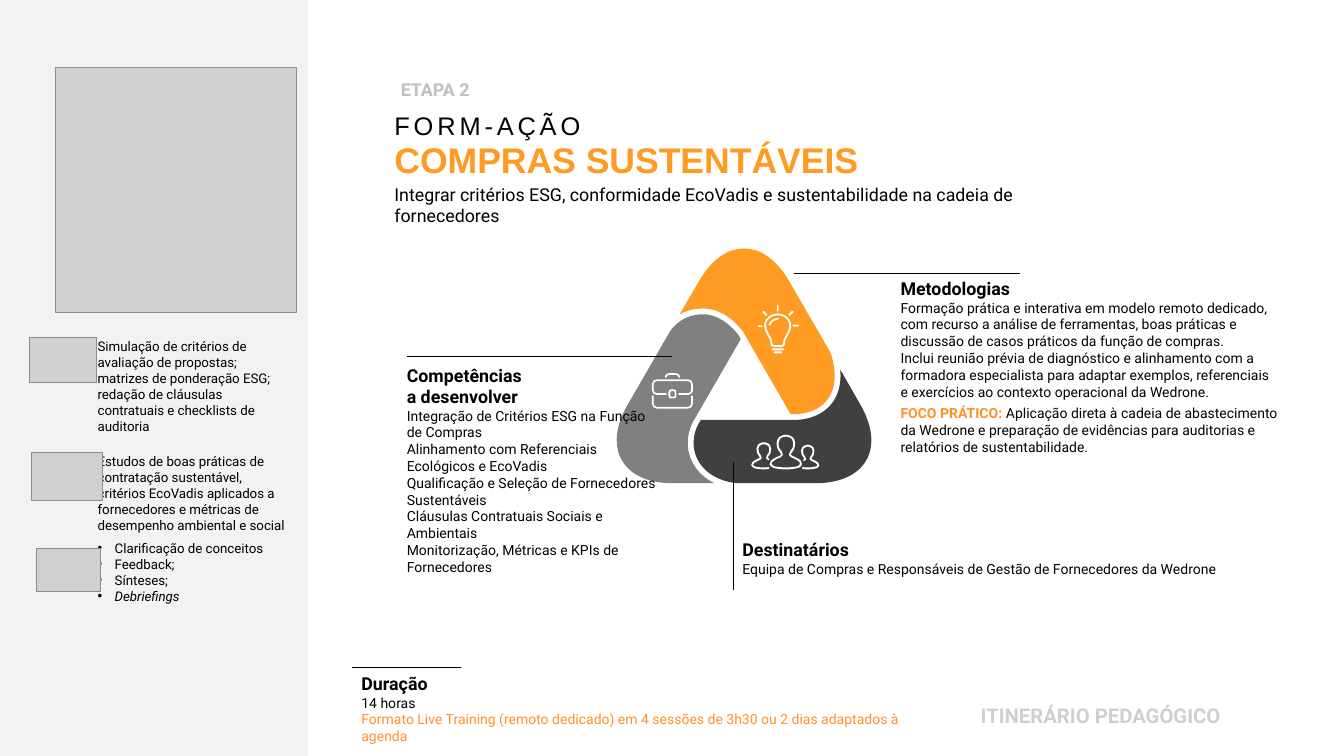
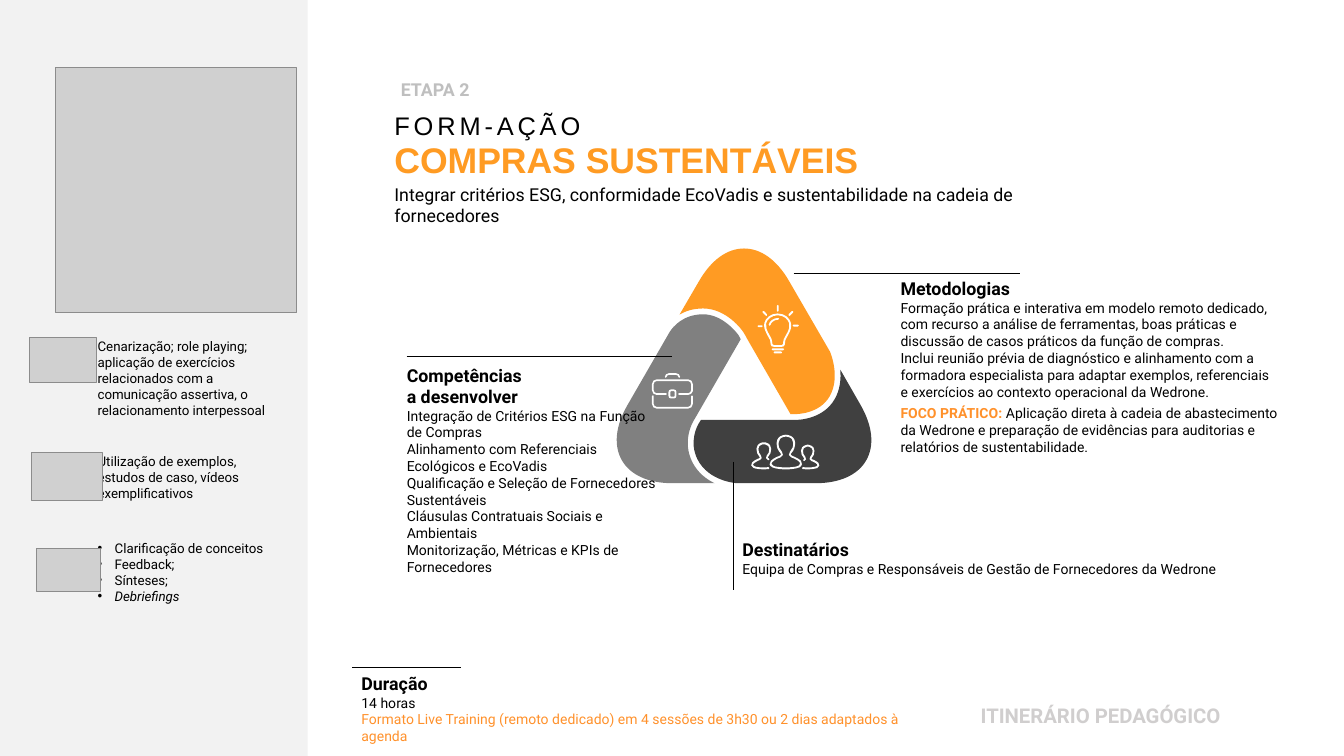
Before and after one commit to bvicente85/Bizz-Dev---Training, a slide deck: slide 12 of 03_Carteira_Clientes/032_Clientes/Wedrone/Proposta_Wedrone_Compras_Sustentaveis.pptx. Drawn at 1344x756 pixels with LibreOffice and Linux fonts; fonts in the diff are those of the drawing; grey boxes stand for pictures; background and template pictures are left out. Boxes give left, top, right and bottom in pixels: in the first picture for what was removed or moved away, otherwise in the second. Text is boxed around its words. In the diff, an @@ line names an element or a change of style, - is before the commit and + after.

Commit message:
fix(pptx): manter bloco metodologico standard (Treino/Estimular a Aprendizagem) inalterado no slide de itinerario

```diff
--- a/03_Carteira_Clientes/032_Clientes/Wedrone/Proposta_Wedrone_Compras_Sustentaveis.pptx
+++ b/03_Carteira_Clientes/032_Clientes/Wedrone/Proposta_Wedrone_Compras_Sustentaveis.pptx
@@ text at [98, 341, 265, 418]: text changed @@
-Simulação de critérios de avaliação de propostas; matrizes de ponderação ESG; redação de cláusulas contratuais e checklists de auditoria
+Cenarização; role playing; aplicação de exercícios relacionados com a comunicação assertiva, o relacionamento interpessoal
@@ text at [98, 453, 239, 501]: text changed @@
-Estudos de boas práticas de contratação sustentável, critérios EcoVadis aplicados a fornecedores e métricas de desempenho ambiental e social
+Utilização de exemplos, estudos de caso, vídeos exemplificativos
```
Also in this commit, not shown: 2 other files.
